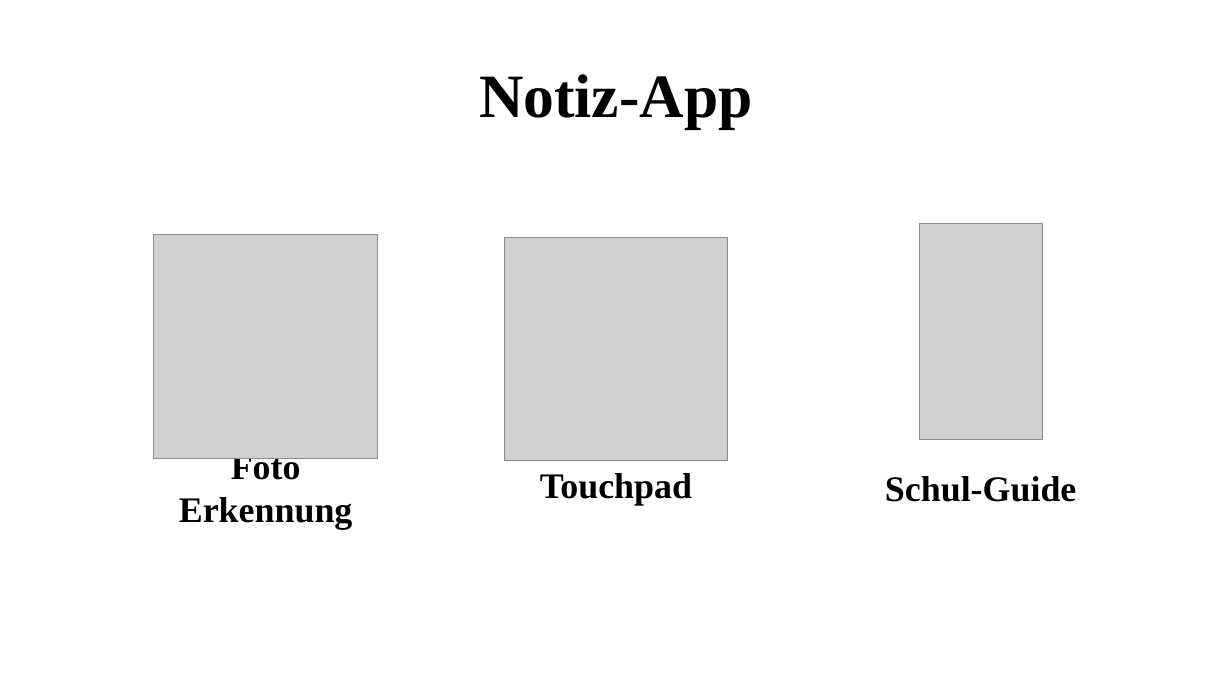
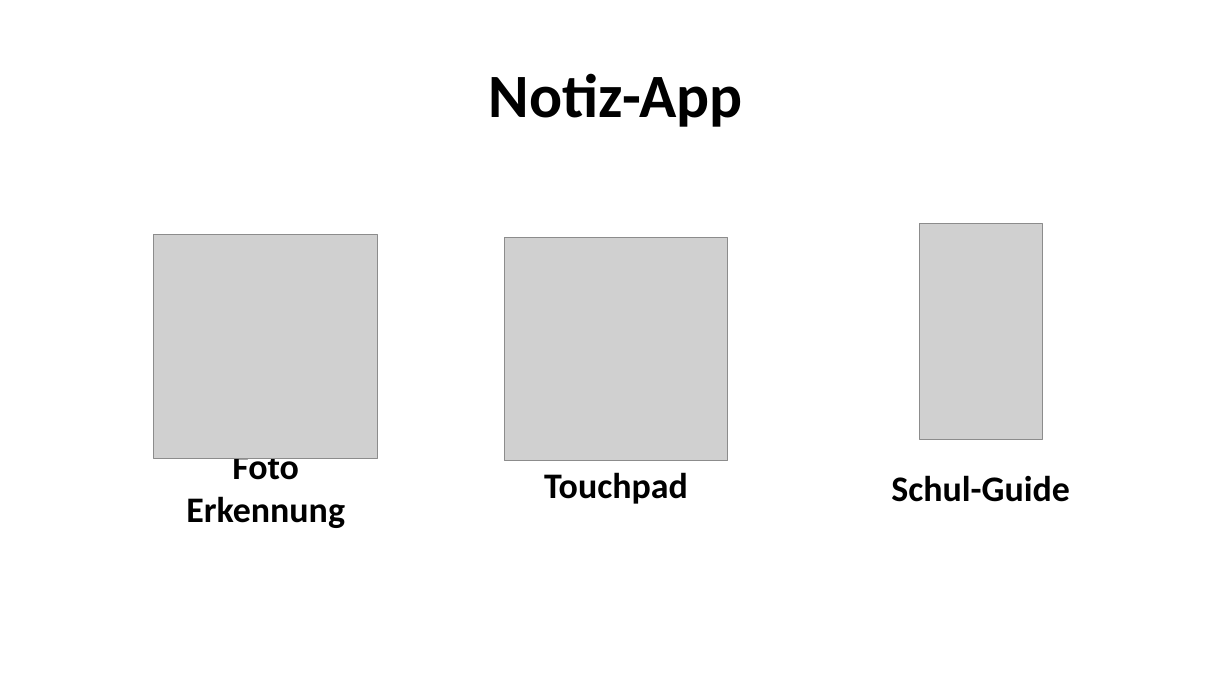
Before and after one commit to CptCringe/SYPProjekt, a slide deck: slide 7 of Präsentation/SPY-Projekt-Ideen.pptx. Drawn at 1232x693 pixels with LibreOffice and Linux fonts; fonts in the diff are those of the drawing; grey boxes stand for pictures; background and template pictures are left out. Boxes give left, top, right and bottom in pixels: in the first picture for what was removed or moved away, otherwise in the second. Text is boxed around its words. In the diff, an @@ line names an element or a change of style, - is before the commit and + after.

Commit message:
pptx

```diff
--- a/Präsentation/SPY-Projekt-Ideen.pptx
+++ b/Präsentation/SPY-Projekt-Ideen.pptx
@@ text "Notiz-App": place and size @@
-text "Notiz-App" at [479,74,753,128]
+text "Notiz-App" at [489,73,743,127]
@@ font Times New Roman to Calibri in 4 elements at [544,472,688,504], [891,475,1070,502], [489,73,743,127], [186,458,345,528] @@
@@ text "Foto": place and size @@
-text "Foto" at [179,458,353,530]
+text "Foto" at [186,458,345,528]
```
Also in this commit, not shown: 7 other slides changed, 1 slide added, 1 slide removed.
